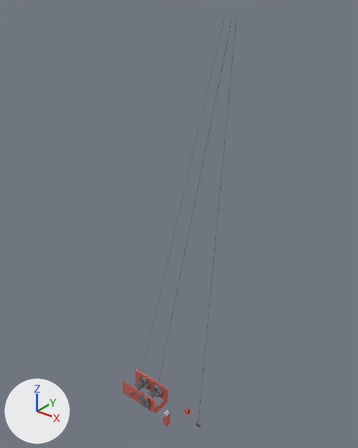
An edit to the glTF model public/models/rig10/sk575_cuadro.glb, drawn before and after from the same camera.
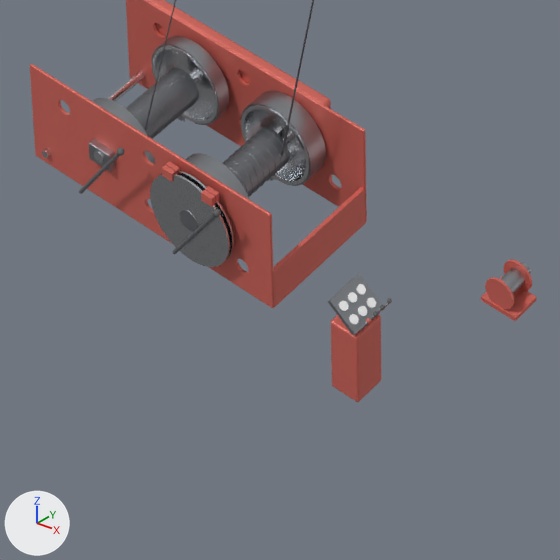
Each version is shown whole from a camera (50 mm lens) standing at (15.31, -23.73, 34.16) and looking at (-4.57, 1.11, 18.76), then close up on the part from 33% to 54% of the width and 83% to 100% of the height. Arrows for +X, +Y and +Z are at lower left; the lights stay in place. The older version's two pictures come first. Where no turn or scale is listed for an object, it has been applied to the vertices. Vertices at exactly the same position are counted once.

The older version as bpy lines, for what is in view:
```python
me_sk575_cuadro_acero_oscuro = bpy.data.meshes.new('sk575_cuadro_acero_oscuro')
me_sk575_cuadro_acero_oscuro.from_pydata(...)  # 3096 vertices, 6100 faces; spans x -3.83..3.83, y -1.28..1.28, z -0.74..0.74
me_sk575_cuadro_acero_oscuro.materials.append(mat_sk575_cuadro_acero_oscuro)  # grey #a4a8ad
me_sk575_cuadro_blanco = bpy.data.meshes.new('sk575_cuadro_blanco')
me_sk575_cuadro_blanco.from_pydata(...)  # 504 vertices, 984 faces; spans x -0.12..0.12, y -0.205..0.205, z -0.093..0.093
me_sk575_cuadro_blanco.materials.append(mat_sk575_cuadro_blanco)  # white #f9f9f9
me_sk575_cuadro_cable = bpy.data.meshes.new('sk575_cuadro_cable')
me_sk575_cuadro_cable.from_pydata(...)  # 9253 vertices, 18516 faces; spans x -4.4..4.4, y -0.6..0.6, z -15.3..15.3
me_sk575_cuadro_cable.materials.append(mat_sk575_cuadro_cable)  # grey #83868b
me_sk575_cuadro_rojo = bpy.data.meshes.new('sk575_cuadro_rojo')
me_sk575_cuadro_rojo.from_pydata(...)  # 2498 vertices, 4976 faces; spans x -3.05..3.05, y -1.21..1.21, z -0.72..0.72
me_sk575_cuadro_rojo.materials.append(mat_sk575_cuadro_rojo)  # red #da6c60
ob_sk575_cuadro_acero_oscuro = bpy.data.objects.new('sk575_cuadro_acero_oscuro', me_sk575_cuadro_acero_oscuro)
ob_sk575_cuadro_acero_oscuro.location = (-4.91, -0.02, 2.22)
ob_sk575_cuadro_blanco = bpy.data.objects.new('sk575_cuadro_blanco', me_sk575_cuadro_blanco)
ob_sk575_cuadro_blanco.location = (-4.1, -1.06, 2.57)
ob_sk575_cuadro_cable = bpy.data.objects.new('sk575_cuadro_cable', me_sk575_cuadro_cable)
ob_sk575_cuadro_cable.location = (-4.06, -0.01, 17.15)
ob_sk575_cuadro_rojo = bpy.data.objects.new('sk575_cuadro_rojo', me_sk575_cuadro_rojo)
ob_sk575_cuadro_rojo.location = (-6.33, -0.06, 2.07)
# also in view: 'sk575_cuadro_acero' at (-6.51, -0.13, 2.07)
```
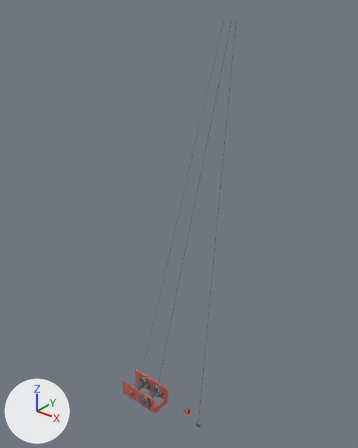
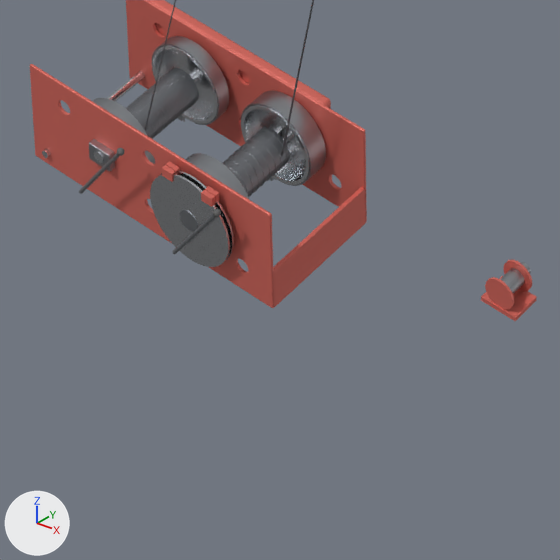
Where the newer file only moved an object's origin or applied its transform, the numbers keep the older frame.

The change, as a list of edits to the scene's bpy script:
```text
Change me_sk575_cuadro_acero_oscuro:
    used by ob_sk575_cuadro_acero_oscuro; location = (-4.91, -0.02, 2.22)
    remove me_sk575_cuadro_acero_oscuro.from_pydata(...)  # 3096 vertices, 6100 faces; spans x -3.83..3.83, y -1.28..1.28, z -0.74..0.74
    add me_sk575_cuadro_acero_oscuro.from_pydata(...)  # 3093 vertices, 6098 faces; spans x -3.83..3.83, y -1.15..1.29, z -0.74..0.74
    me_sk575_cuadro_acero_oscuro part 1: the loose piece of 8 vertices spanning x 0.59..0.98, y -1.28..-0.78, z 0.17..0.48 is deleted
    other edits to the shape of me_sk575_cuadro_acero_oscuro do not show in these pictures
Change me_sk575_cuadro_rojo:
    used by ob_sk575_cuadro_rojo; location = (-6.33, -0.06, 2.07)
    remove me_sk575_cuadro_rojo.from_pydata(...)  # 2498 vertices, 4976 faces; spans x -3.05..3.05, y -1.21..1.21, z -0.72..0.72
    add me_sk575_cuadro_rojo.from_pydata(...)  # 1823 vertices, 3634 faces; spans x -3.05..3.05, y -0.97..1.22, z -0.72..0.72
    me_sk575_cuadro_rojo part 2: the loose piece of 385 vertices spanning x 2.0..2.4, y -1.21..-0.79, z -0.72..0.28 is deleted
    other edits to the shape of me_sk575_cuadro_rojo do not show in these pictures
Remove ob_sk575_cuadro_blanco:
    ob_sk575_cuadro_blanco = bpy.data.objects.new('sk575_cuadro_blanco', me_sk575_cuadro_blanco)
    ob_sk575_cuadro_blanco.location = (-4.1, -1.06, 2.57)
```

Pixel boxes [x1, y1, x2, y2] of what changed, in the close-ups (560 x 560 px):
'sk575_cuadro_rojo', reshaped: before [30, 0, 536, 402]; after [30, 0, 537, 321]
'sk575_cuadro_acero_oscuro', reshaped: before [79, 36, 531, 335]; after [79, 36, 531, 294]
'sk575_cuadro_blanco', deleted: before [339, 284, 376, 325]
part 1 of me_sk575_cuadro_acero_oscuro, deleted: before [328, 273, 382, 335]
part 2 of me_sk575_cuadro_rojo, deleted (red): before [331, 314, 381, 402]
